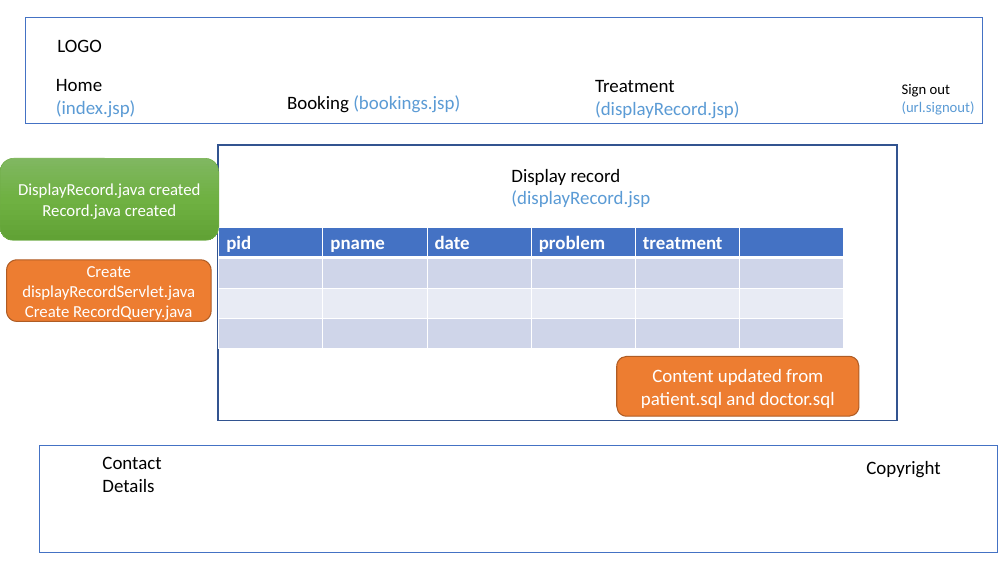
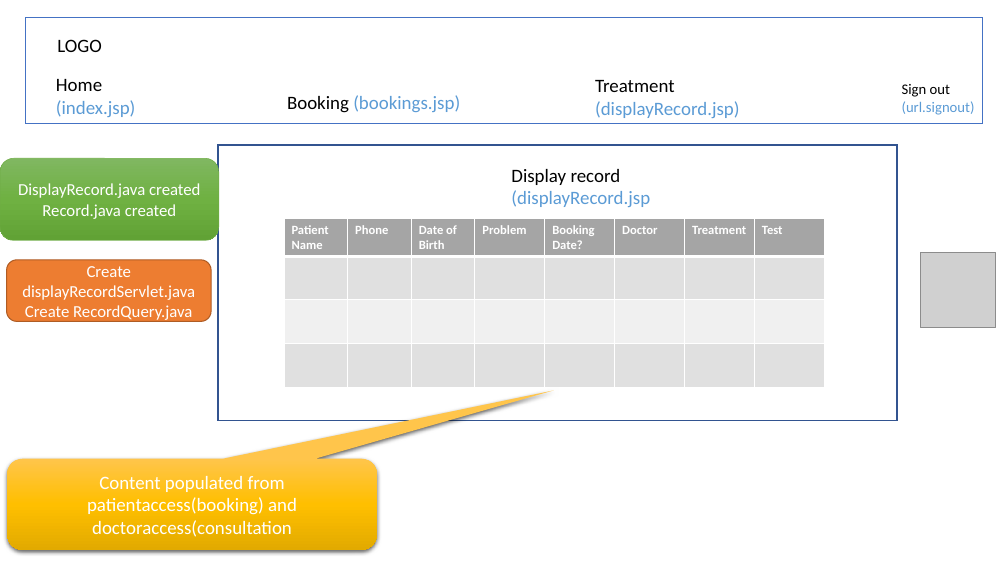
Before and after one commit to aaliceinw/ttagn2, a slide deck: slide 10 of Hospital Management Designv2.pptx (slide 12 before the commit). Drawn at 1008x567 pixels with LibreOffice and Linux fonts; fonts in the diff are those of the drawing; grey boxes stand for pictures. Boxes give left, top, right and bottom in pixels: in the first picture for what was removed or moved away, otherwise in the second. Text is boxed around its words. In the diff, an @@ line names an element or a change of style, - is before the commit and + after.

```diff
--- a/Hospital Management Designv2.pptx
+++ b/Hospital Management Designv2.pptx
@@ table at (284, 219, 823, 387) @@
-column 1: pid |  |  | 
-column 2: pname |  |  | 
-column 3: date |  |  | 
-column 4: problem |  |  | 
-column 5: treatment |  |  | 
-column 6:  |  |  | 
+column 1: Patient Name |  |  | 
+column 2: Phone |  |  | 
+column 3: Date of Birth |  |  | 
+column 4: Problem |  |  | 
+column 5: Booking Date? |  |  | 
+column 6: Doctor |  |  | 
+column 7: Treatment |  |  | 
+column 8: Test |  |  | 
@@ table: place and size @@
-table at (219, 228, 845, 349)
+table at (284, 219, 823, 387)
@@ picture added at (920, 252, 996, 327) @@
@@ rounded rectangle removed at (617, 356, 859, 416) @@
-Content updated from patient.sql and doctor.sql
@@ rectangle removed at (39, 445, 997, 552) @@
@@ rounded speech box added at (8, 459, 377, 551), fill gradient #FFC64B to #FFC000 to #E3AB00, 18 pt, text #FFFFFF @@
+Content populated from patientaccess(booking) and doctoraccess(consultation
@@ text removed at (102, 456, 161, 492) @@
-Contact Details
@@ text removed at (866, 461, 940, 478) @@
-Copyright
```
Also in this commit, not shown: 10 other slides changed, 2 slides removed, 1 other file.
